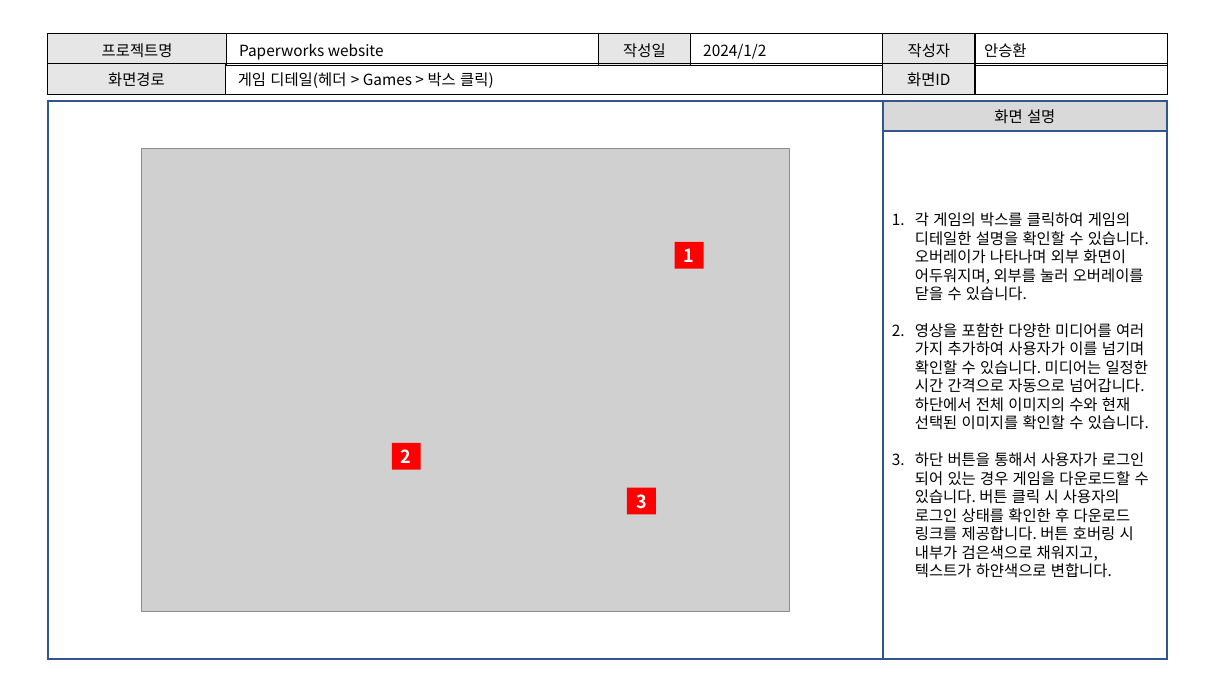
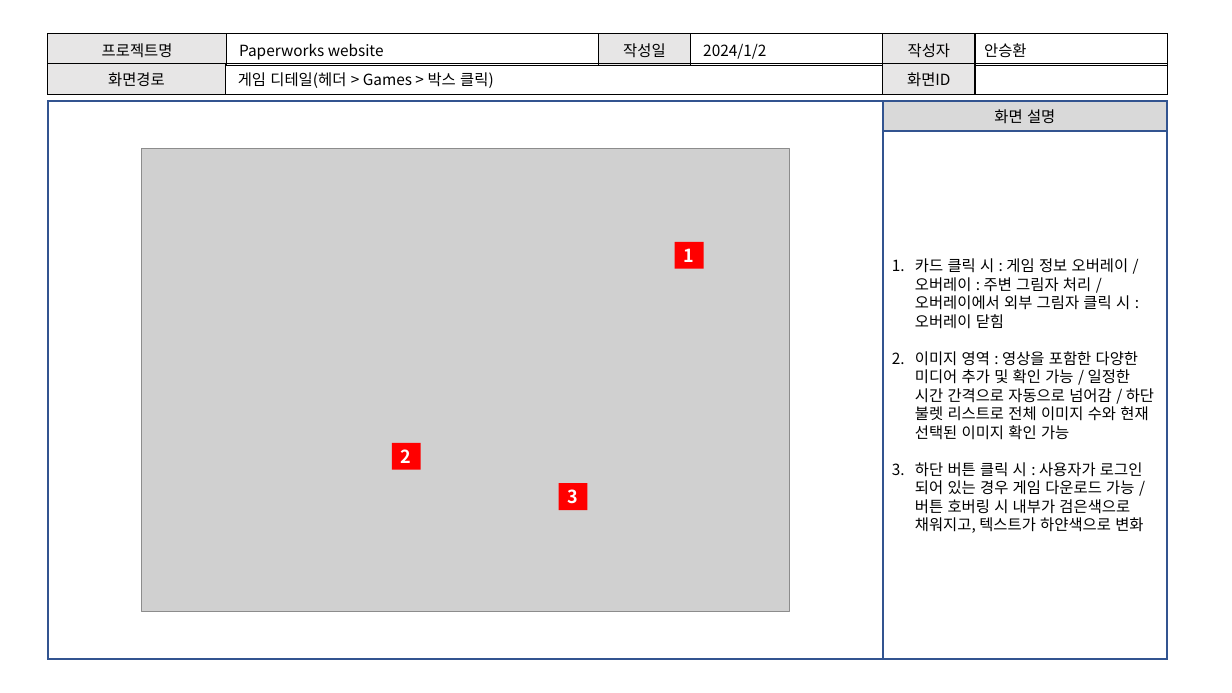
Before and after one commit to Awhn/paperworksweb, a slide deck: slide 7 of docs/코멘토_기획_화면설계서 양식.pptx. Drawn at 1232x693 pixels with LibreOffice and Linux fonts; fonts in the diff are those of the drawing; grey boxes stand for pictures. Boxes give left, top, right and bottom in pixels: in the first picture for what was removed or moved away, otherwise in the second. Text is boxed around its words. In the diff, an @@ line names an element or a change of style, - is before the commit and + after.

```diff
--- a/docs/코멘토_기획_화면설계서 양식.pptx
+++ b/docs/코멘토_기획_화면설계서 양식.pptx
@@ text in rectangle at (x1=915, y1=258, x2=1154, y2=533): text changed @@
-1. 각 게임의 박스를 클릭하여 게임의 디테일한 설명을 확인할 수 있습니다. 오버레이가 나타나며 외부 화면이 어두워지며, 외부를 눌러 오버레이를 닫을 수 있습니다.
-2. 영상을 포함한 다양한 미디어를 여러 가지 추가하여 사용자가 이를 넘기며 확인할 수 있습니다. 미디어는 일정한 시간 간격으로 자동으로 넘어갑니다. 하단에서 전체 이미지의 수와 현재 선택된 이미지를 확인할 수 있습니다.
-3. 하단 버튼을 통해서 사용자가 로그인 되어 있는 경우 게임을 다운로드할 수 있습니다. 버튼 클릭 시 사용자의 로그인 상태를 확인한 후 다운로드 링크를 제공합니다. 버튼 호버링 시 내부가 검은색으로 채워지고, 텍스트가 하얀색으로 변합니다.
+1. 카드 클릭 시 : 게임 정보 오버레이 / 오버레이 : 주변 그림자 처리 / 오버레이에서 외부 그림자 클릭 시 : 오버레이 닫힘
+2. 이미지 영역 : 영상을 포함한 다양한 미디어 추가 및 확인 가능 / 일정한 시간 간격으로 자동으로 넘어감 / 하단 불렛 리스트로 전체 이미지 수와 현재 선택된 이미지 확인 가능
+3. 하단 버튼 클릭 시 : 사용자가 로그인 되어 있는 경우 게임 다운로드 가능 / 버튼 호버링 시 내부가 검은색으로 채워지고, 텍스트가 하얀색으로 변화
@@ rectangle "3" moved from (x1=628, y1=488, x2=656, y2=515) to (x1=559, y1=483, x2=588, y2=510) @@
```
Also in this commit, not shown: 6 other slides changed, 1 slide added, 23 other files.
